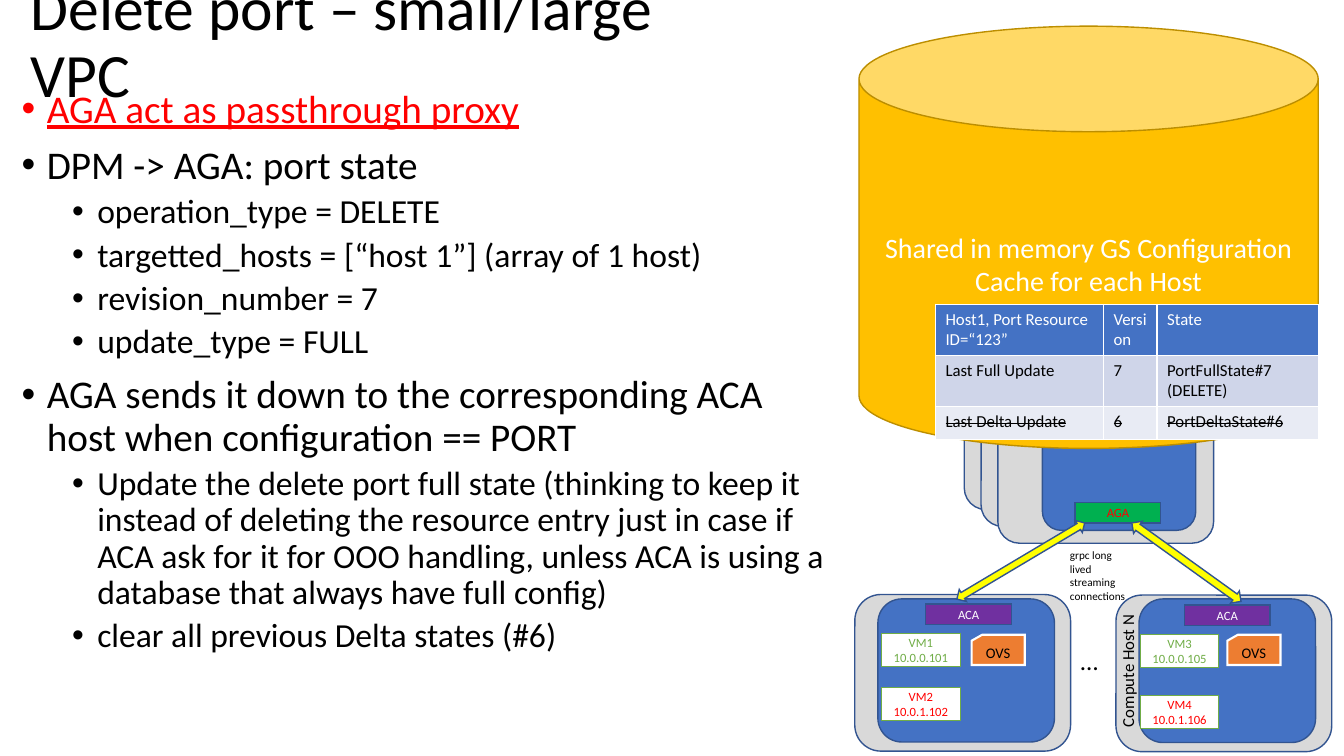
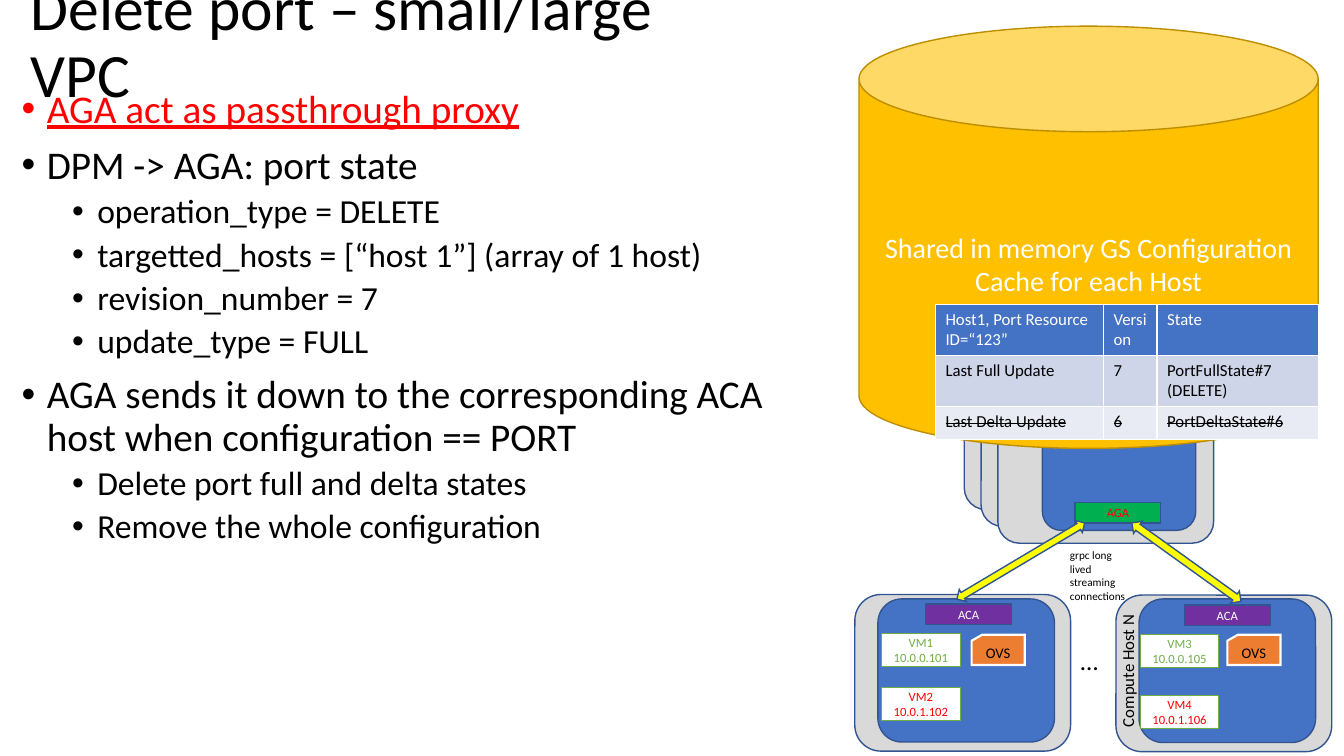
Before and after one commit to futurewei-cloud/alcor, a slide deck: slide 7 of docs/modules/ROOT/pages/alcor_agents/AGA_design.pptx. Drawn at 1344x756 pixels with LibreOffice and Linux fonts; fonts in the diff are those of the drawing. Boxes give left, top, right and bottom in pixels: in the first picture for what was removed or moved away, otherwise in the second. Text is boxed around its words. In the diff, an @@ line names an element or a change of style, - is before the commit and + after.

```diff
--- a/docs/modules/ROOT/pages/alcor_agents/AGA_design.pptx
+++ b/docs/modules/ROOT/pages/alcor_agents/AGA_design.pptx
@@ text at [97, 471, 541, 544]: text changed @@
-  • Update the delete port full state (thinking to keep it instead of deleting the resource entry just in case if ACA ask for it for OOO handling, unless ACA is using a database that always have full config)
-  • clear all previous Delta states (#6)
+  • Delete port full and delta states
+  • Remove the whole configuration
```
Also in this commit, not shown: 3 other slides changed, 1 other file.
